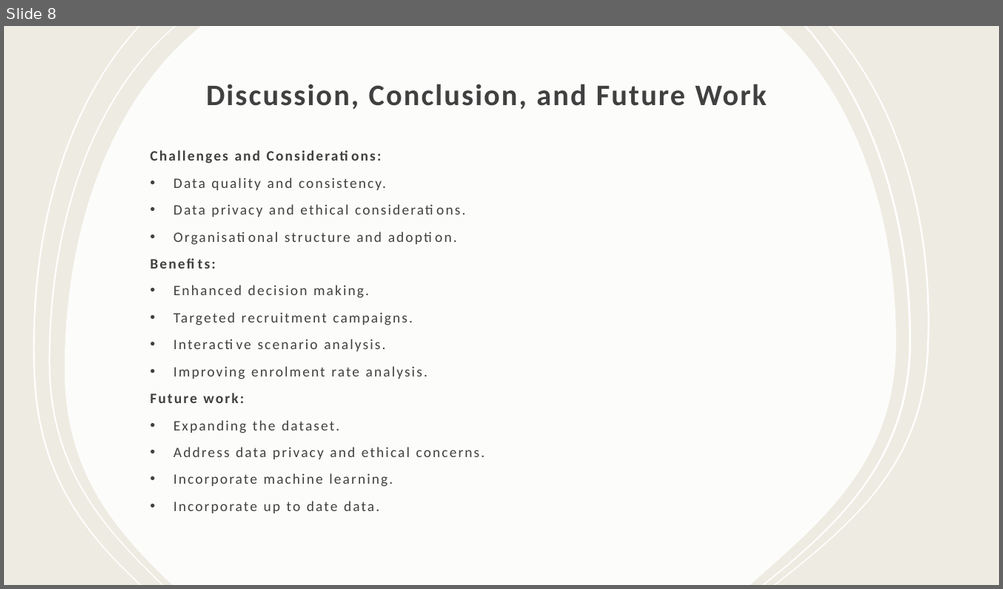
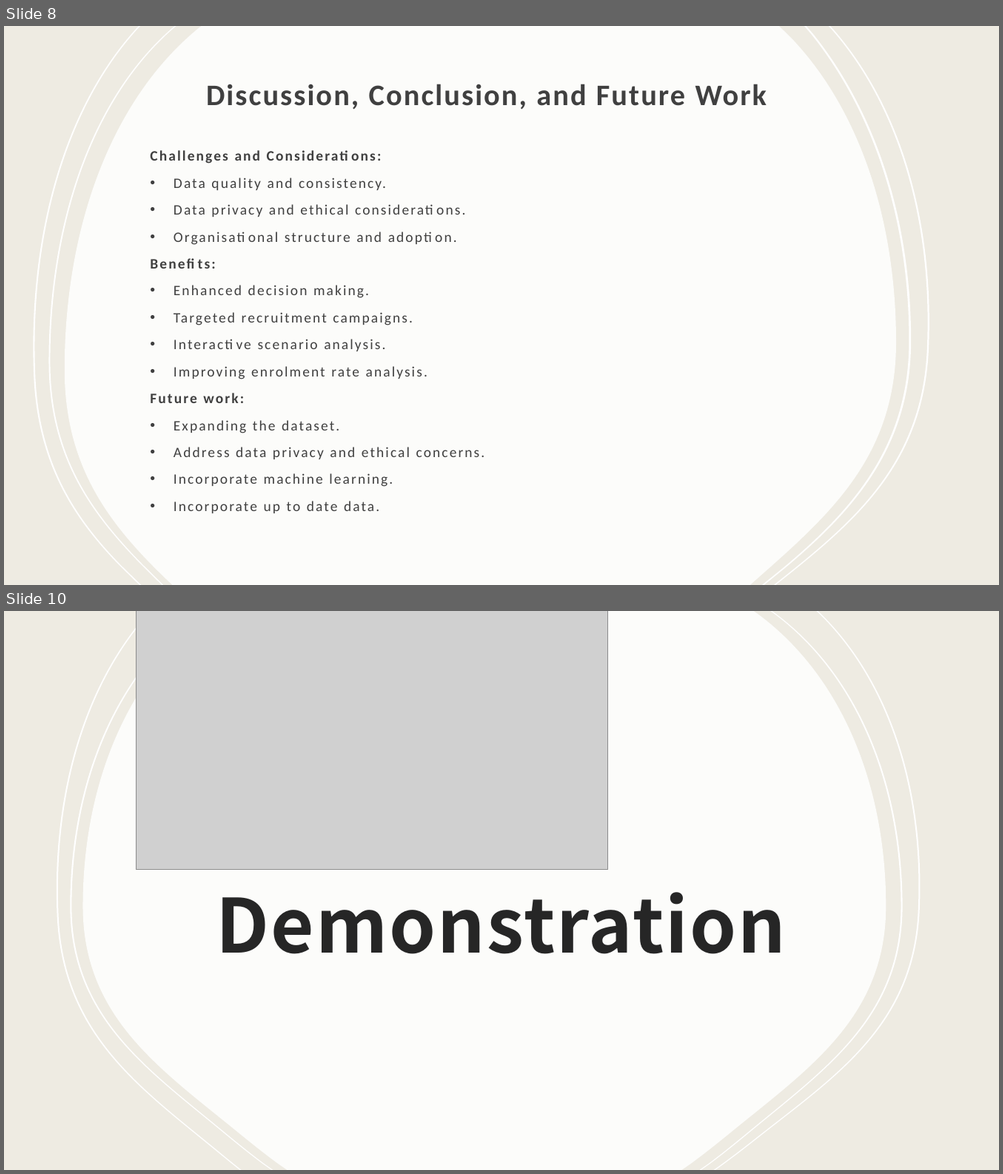
Before and after one commit to kene-onwumbiko/Masters_Final_Project, a slide deck: Chidera - MSc Applied Data Science - Project Presentation.pptx. Shown one above the other, each under a label of ours: slide 8 before the commit, slides 8 and 10 after it; the slides between them are not shown. The pictures are 1003x589 and 1003x1174 pixels, drawn with LibreOffice and Linux fonts; fonts in the diff are those of the drawing; grey boxes stand for pictures; background and template pictures are left out. Boxes give left, top, right and bottom in pixels: in the first picture for what was removed or moved away, otherwise in the second. Text is boxed around its words. In the diff, an @@ line names an element or a change of style, - is before the commit and + after.

```diff
--- a/Chidera - MSc Applied Data Science - Project Presentation.pptx
+++ b/Chidera - MSc Applied Data Science - Project Presentation.pptx
@@ slide 10 added at [4, 611, 999, 1170], background picture (left out) @@
@@ freeform shape added at [4, 611, 289, 1170], fill #FFFFFF at 60% opacity @@
@@ freeform shape added at [4, 611, 289, 1170], fill #FFFFFF at 60% opacity @@
@@ rectangle added at [4, 611, 999, 1170], fill #EEEBE2 @@
@@ freeform shape added at [57, 611, 242, 1170], fill #FFFFFF @@
@@ freeform shape added at [71, 611, 273, 1170], fill #FFFFFF @@
@@ freeform shape added at [79, 611, 264, 1170], fill #DDD7C5 @@
@@ freeform shape added at [83, 611, 886, 1170], fill #FFFFFF at 85% opacity @@
@@ freeform shape added at [98, 611, 304, 1170], fill #FFFFFF @@
@@ freeform shape added at [116, 611, 323, 1170], fill #FFFFFF @@
@@ picture added at [136, 611, 608, 870] @@
@@ freeform shape added at [259, 611, 617, 849], outline #FFFFFF 1.5 pt @@
@@ freeform shape added at [268, 611, 608, 841], outline #FFFFFF 1.5 pt @@
@@ group added at [666, 611, 999, 900]: 4 freeform shapes @@
@@ freeform shape added at [700, 611, 902, 1170], fill #FFFFFF @@
@@ freeform shape added at [714, 611, 920, 1170], fill #FFFFFF @@
@@ group added at [4, 721, 361, 1170]: 4 freeform shapes @@
@@ title added at [216, 892, 785, 954], 72 pt, text #262626, bold @@
+Demonstration
```
Also in this commit, not shown: 1 slide changed, 1 other slide added.
